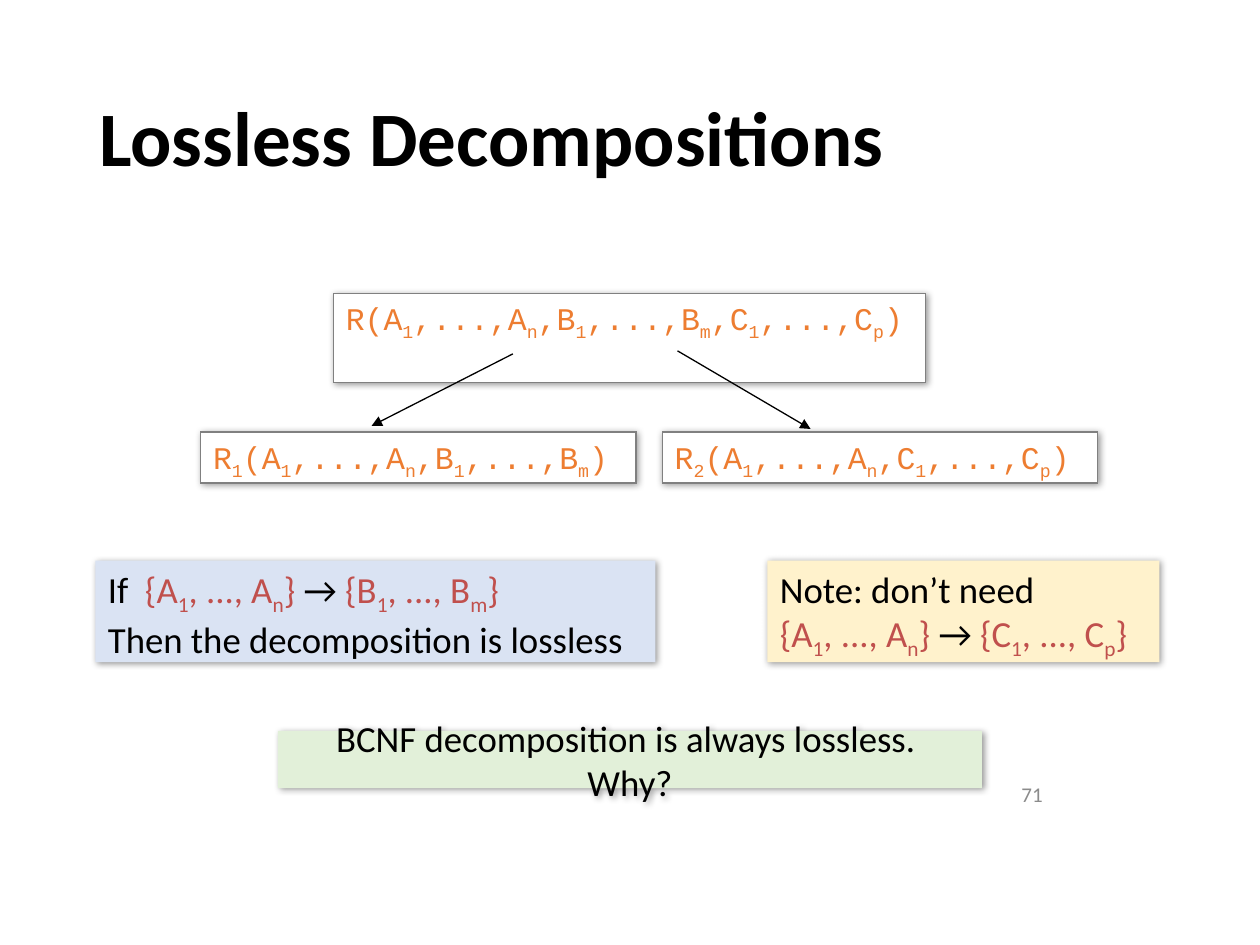
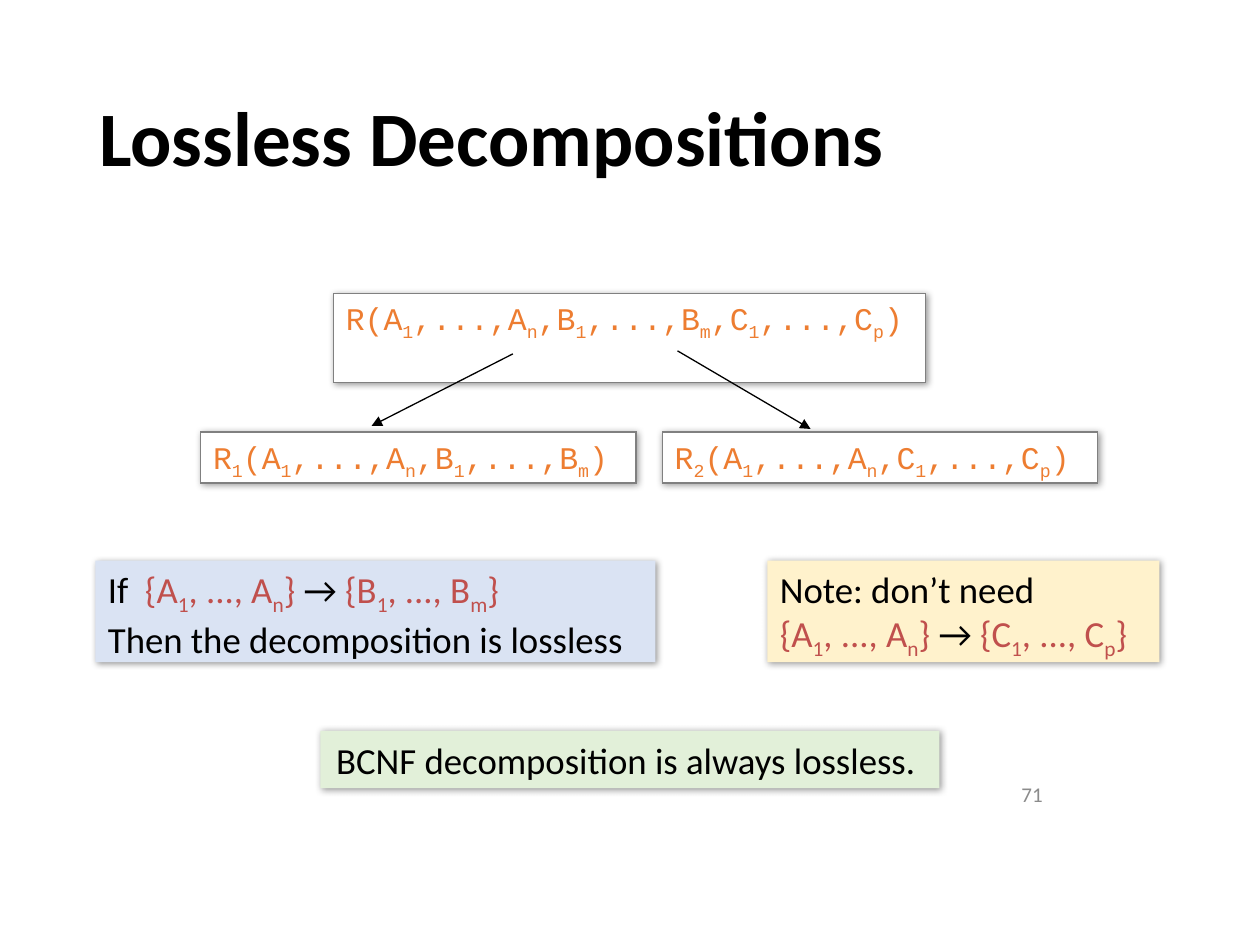
Before and after one commit to sfu-db/cmpt354, a slide deck: slide 71 of Lectures/lec9-design-theory.pptx. Drawn at 1260x945 pixels with LibreOffice and Linux fonts; fonts in the diff are those of the drawing. Boxes give left, top, right and bottom in pixels: in the first picture for what was removed or moved away, otherwise in the second. Text is boxed around its words. In the diff, an @@ line names an element or a change of style, - is before the commit and + after.

```diff
--- a/Lectures/lec9-design-theory.pptx
+++ b/Lectures/lec9-design-theory.pptx
@@ rectangle "BCNF decomposition is always lossless." resized from (x1=278, y1=731, x2=983, y2=788) to (x1=320, y1=731, x2=939, y2=788) @@
@@ text in rectangle at (x1=336, y1=748, x2=915, y2=780): text changed @@
-BCNF decomposition is always lossless. Why?
+BCNF decomposition is always lossless.
```
Also in this commit, not shown: 26 other slides changed, 1 other file.
